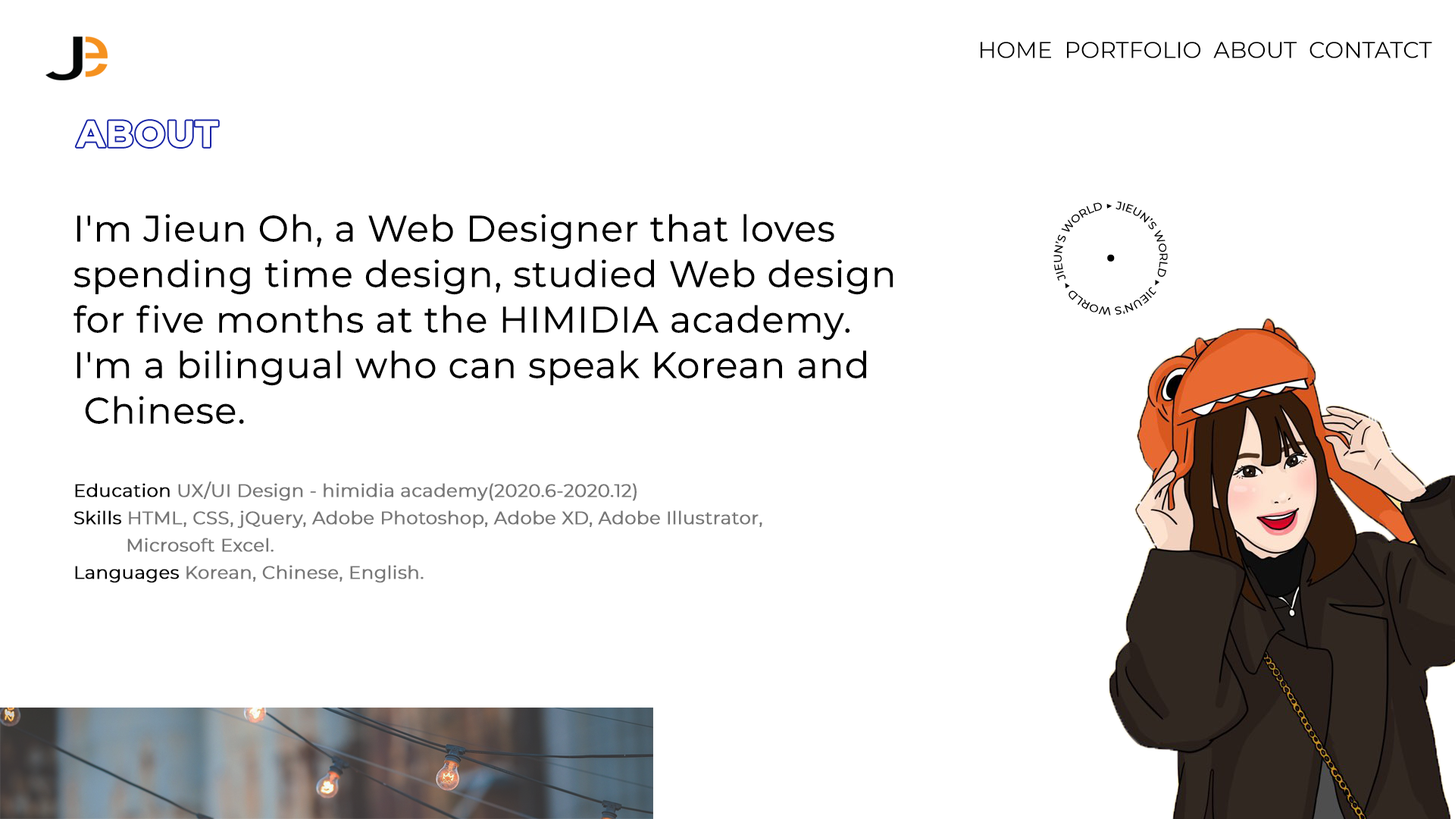
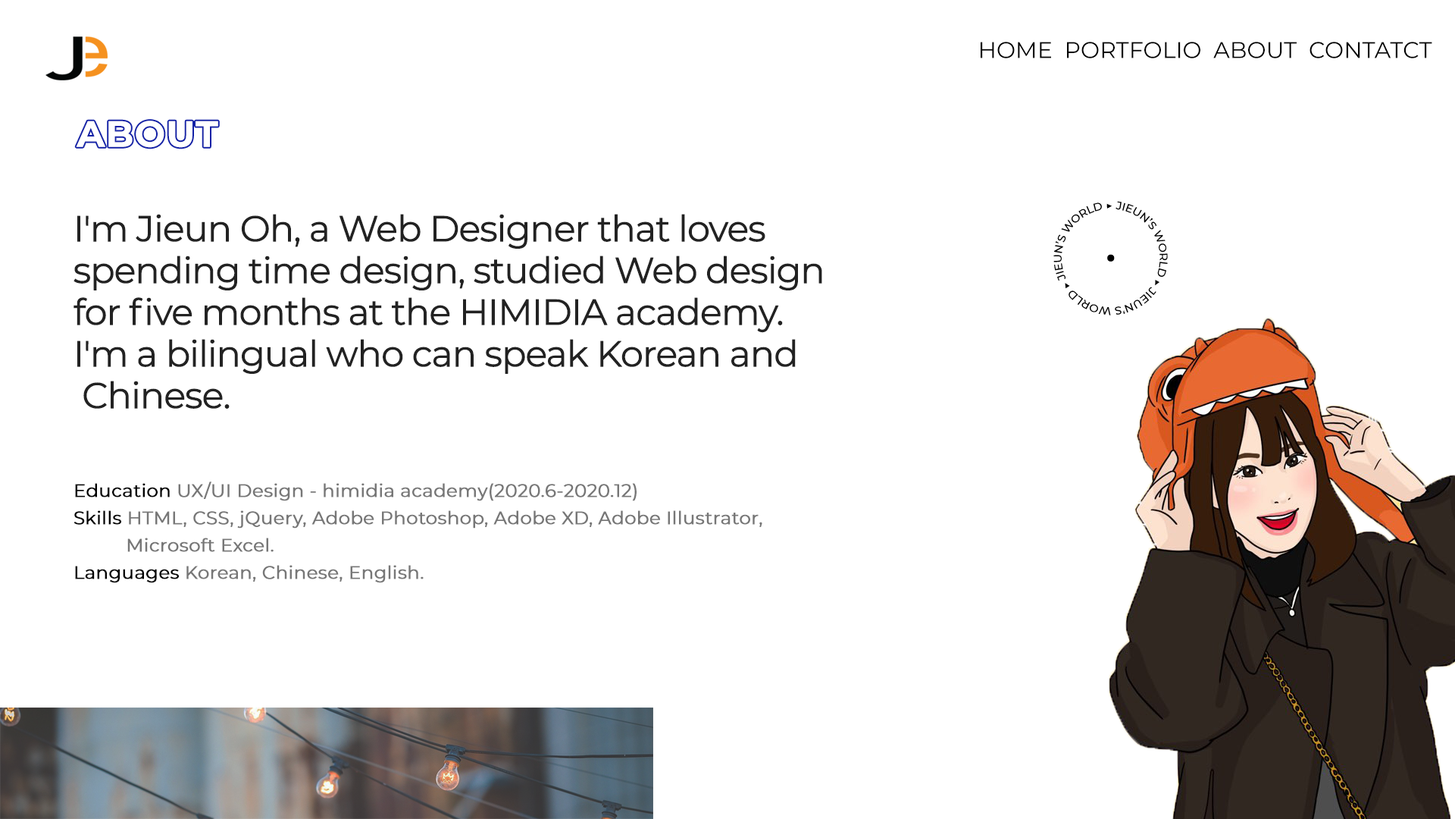
The second (1455, 819) image is a revision of the first. Changes to its layers:
painted on "Education UX/UI Design - himidia academy(2020.6-2020.12) Skills" over [73, 481, 763, 583]
painted on "I'm Jieun Oh, a Web Designer that loves spending time design," over [73, 213, 894, 424]
painted on "ABOUT" over [75, 120, 219, 148]
painted on "HOME PORTFOLIO ABOUT CONTATCT" over [980, 41, 1433, 59]
